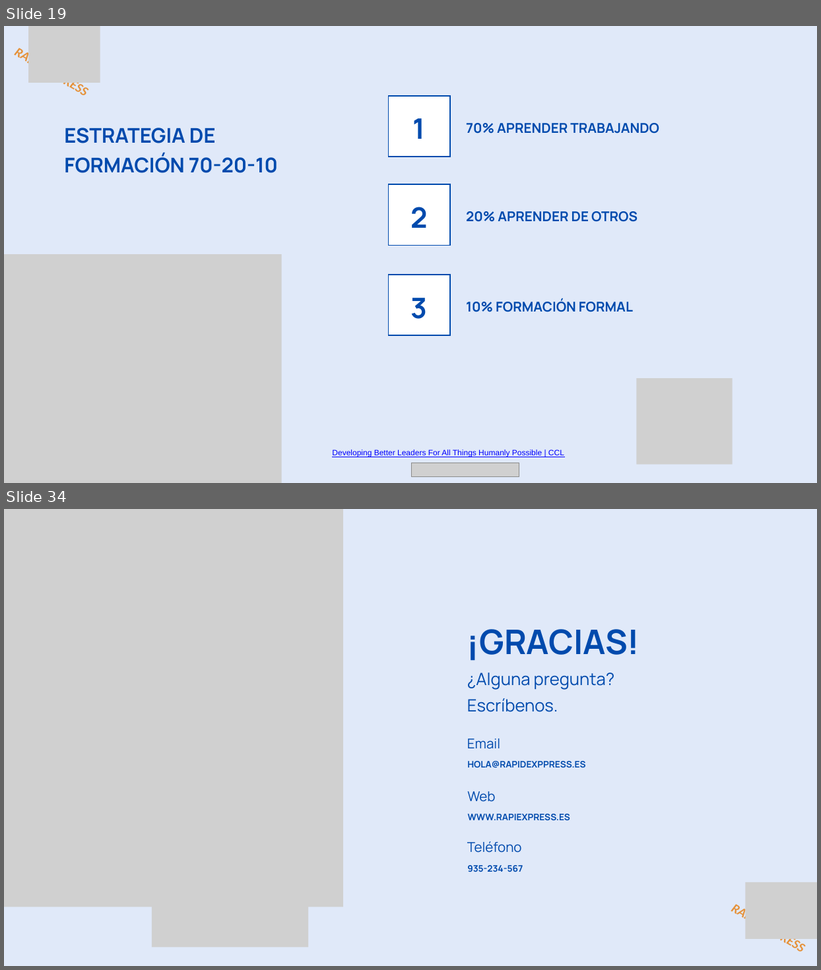
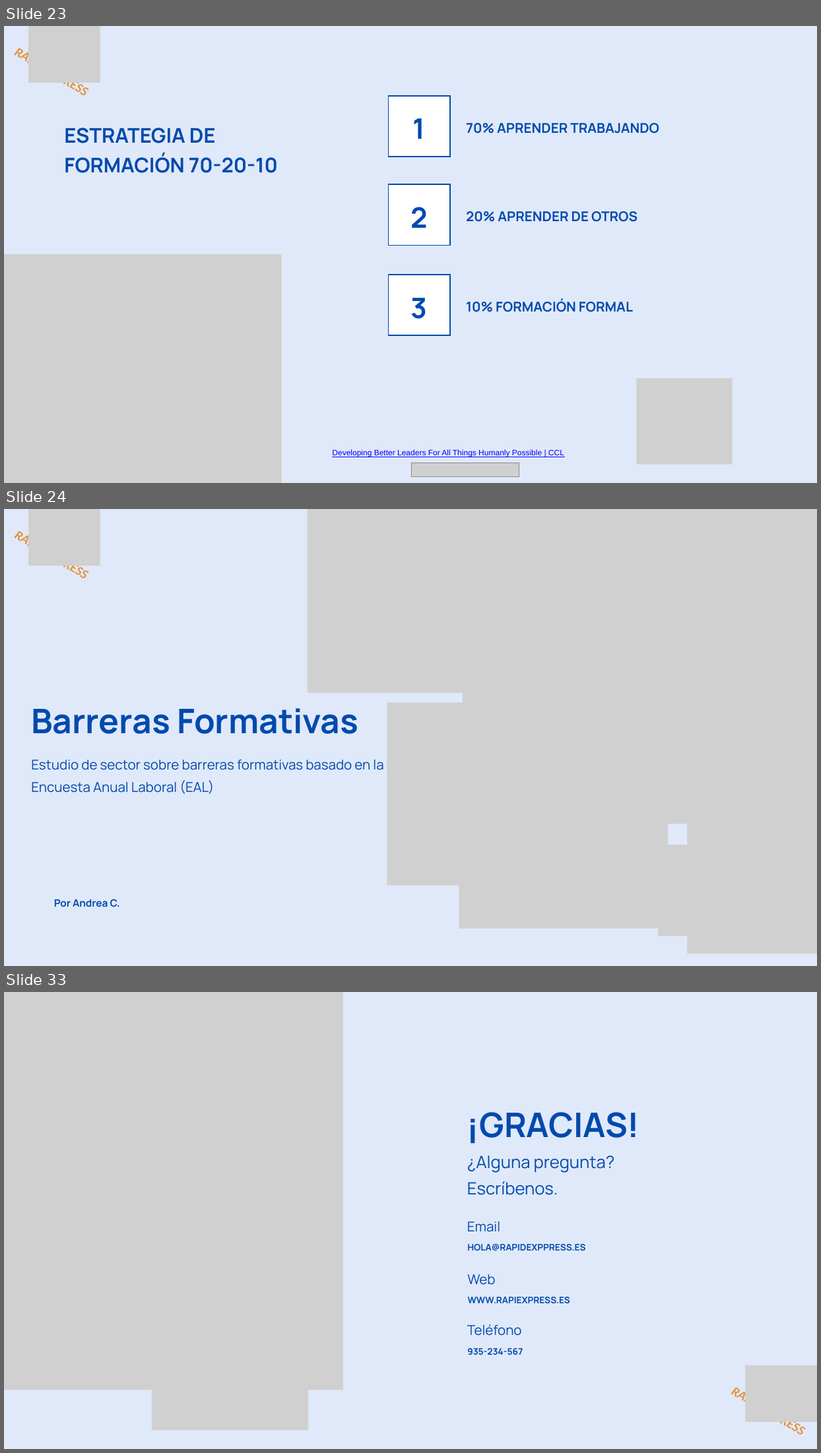
Before and after one commit to ITACADEMYprojectes/ProjecteData, a slide deck: Equip_28/Results/Analisis_PAP_and_ABL_RapidExpres_2026_11_05.pptx. Shown one above the other, each under a label of ours: slides 19 and 34 before the commit, slides 23, 24 and 33 after it; the slides between them are not shown. The pictures are 821x970 and 821x1453 pixels, drawn with LibreOffice and Linux fonts; fonts in the diff are those of the drawing; grey boxes stand for pictures. Boxes give left, top, right and bottom in pixels: in the first picture for what was removed or moved away, otherwise in the second. Text is boxed around its words. In the diff, an @@ line names an element or a change of style, - is before the commit and + after.

Commit message:
add Andrea Slices & decidir con que slice empezamos porque hay dos

```diff
--- a/Equip_28/Results/Analisis_PAP_and_ABL_RapidExpres_2026_11_05.pptx
+++ b/Equip_28/Results/Analisis_PAP_and_ABL_RapidExpres_2026_11_05.pptx
@@ slide 24 added at box(4, 509, 817, 966), background #E0E9F9 @@
@@ text added at box(4, 521, 98, 593), 23 pt, text #E69138, bold, italic @@
+RAPID EXPRESS
@@ picture added at box(28, 509, 100, 566) @@
@@ picture added at box(308, 509, 659, 692) @@
@@ picture added at box(463, 509, 817, 824) @@
@@ picture added at box(687, 570, 817, 955) @@
@@ picture added at box(387, 702, 597, 885) @@
@@ text added at box(31, 708, 358, 734), 60 pt, text #004AAD, bold @@
+Barreras Formativas
@@ picture added at box(459, 746, 669, 929) @@
@@ text added at box(31, 760, 384, 794), 24 pt, text #004AAD @@
+Estudio de sector sobre barreras formativas basado en la Encuesta Anual Laboral (EAL)
@@ picture added at box(658, 845, 753, 936) @@
@@ text added at box(54, 899, 120, 907), 18 pt, text #004AAD, bold @@
+Por Andrea C.
@@ what was slide 19 is now slide 23 @@
@@ what was slide 34 is now slide 33 @@
```
Also in this commit, not shown: 1 slide changed, 11 other slides added, 13 slides removed.
